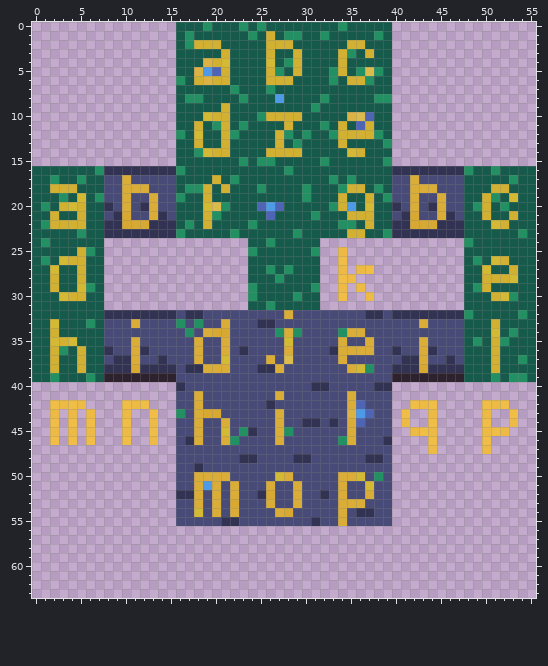
One commit to this pixel-art file: img/bio-floor.aseprite. Above, as it was before the edit.
56x64 pixels, 1 frame.
And afterwards:
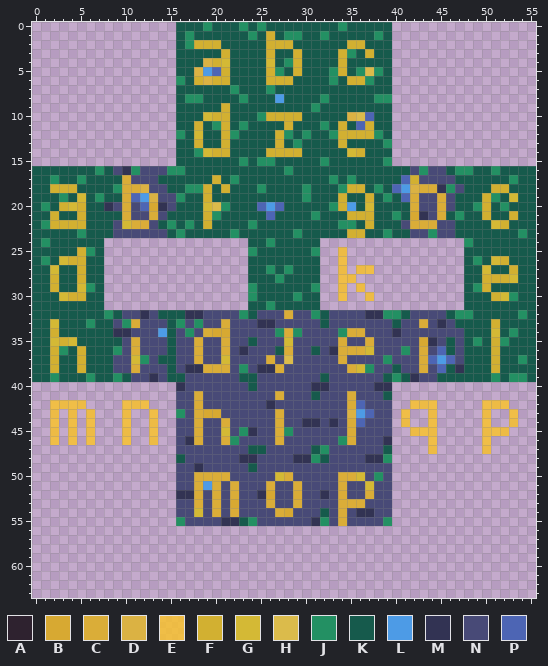
Palette (. is transparent): A #2e222f  B #d7a932  C #daad38  D #dbb243  E #f9c22bd3  F #d2b031  G #d4b935  H #dbbb4b  J #239063  K #165a4c  L #4d9be6  M #323353  N #484a77  P #4d65b4
Changes in this commit:
Layer "fg":
Colour C gives way to colour B in row 20 at x 13; in row 35 at x 43.
Colour B gives way to colour C in row 21 at x 10; in row 22 at x 11 to 12 and 42 to 44; in row 38 at x 11 and 43.
Colour C gives way to colour D in row 18 at x 12 and 42; in row 19 at x 13.
Colour C gives way to colour F in row 17 at x 42.
Colour B gives way to colour G in row 22 at x 10.
Colour C gives way to colour G in row 36 at x 37; in row 37 at x 11.
Colour A gives way to colour J in row 39 at x 9 and 40.
Colour M gives way to colour J in row 16 at x 11, 15, 43 and 47; in row 22 at x 15; in row 23 at x 44; in row 32 at x 8, 40 and 47.
Colour N gives way to colour J in row 18 at x 9 and 46; in row 21 at x 40 and 47; in row 32 at x 23, 31 and 39; in row 33 at x 10; in row 36 at x 9 and 41; in row 37 at x 12 and 39.
Colour N gives way to colour J in row 38 at x 23; in row 47 at x 32; in row 48 at x 31 and 39; in row 55 at x 16, 24, 32 and 39.
Colour A gives way to colour K in row 39 at x 8, 10, 15, 41 and 45 to 47.
Colour M gives way to colour K in row 16 at x 8, 40 to 41 and 46; in row 20 at x 40; in row 21 at x 9, 41 and 46; in row 22 at x 8, 14, 40 and 47; in row 23 at x 8, 15, 40 to 41 and 47; in row 32 at x 9, 14 to 15, 41 and 46.
Colour M gives way to colour K in row 36 at x 8; in row 37 at x 14; in row 38 at x 8, 15, 40 and 46.
Colour N gives way to colour K in row 17 at x 8 to 9, 14 to 15, 40 and 47; in row 18 at x 8 and 15; in row 19 at x 8 to 9, 40 and 47; in row 20 at x 41 and 47; in row 21 at x 8 and 15; in row 32 at x 16, 24 and 32.
Colour N gives way to colour K in row 33 at x 8, 15, 32, 40 and 47; in row 34 at x 8 and 15; in row 35 at x 8 to 9, 15, 24 and 46; in row 36 at x 15, 27, 31 and 46; in row 37 at x 8 and 15; in row 39 at x 16, 23 to 24, 32 and 39.
Colour N gives way to colour K in row 40 at x 24; in row 41 at x 31 and 39; in row 47 at x 24 to 25, 31 and 39; in row 48 at x 16 and 32; in row 49 at x 24; in row 54 at x 32.
Colour N gives way to colour K in row 55 at x 23.
Colour N gives way to colour L in row 18 at x 41; in row 19 at x 12; in row 34 at x 14; in row 37 at x 45.
Colour A gives way to colour M in row 39 at x 13 and 42.
Colour N gives way to colour M in row 18 at x 45; in row 20 at x 14; in row 21 at x 43; in row 33 at x 45; in row 34 at x 9 to 10 and 40; in row 35 at x 44.
Colour A gives way to colour N in row 39 at x 11 to 12, 14 and 43 to 44.
Colour M gives way to colour N in row 16 at x 9, 12 to 14, 42 and 44 to 45; in row 20 at x 44; in row 21 at x 14; in row 22 at x 9, 13, 41 and 45 to 46; in row 23 at x 9 to 14, 42 to 43 and 45 to 46; in row 32 at x 10 to 11, 13 and 42 to 45.
Colour M gives way to colour N in row 36 at x 12, 40 and 44; in row 37 at x 9 to 10 and 41 to 42; in row 38 at x 9 to 10, 12 to 14, 41 to 42 and 44.
Colour M gives way to colour P in row 20 at x 12; in row 37 at x 46; in row 38 at x 45.
Colour N gives way to colour P in row 17 at x 41; in row 18 at x 40; in row 19 at x 11 and 41; in row 36 at x 45; in row 37 at x 44.
